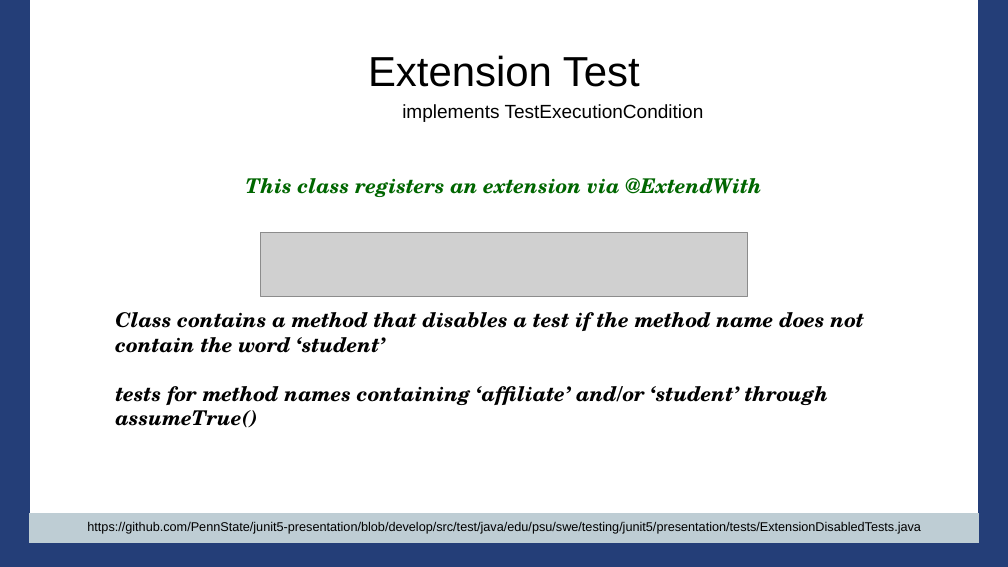
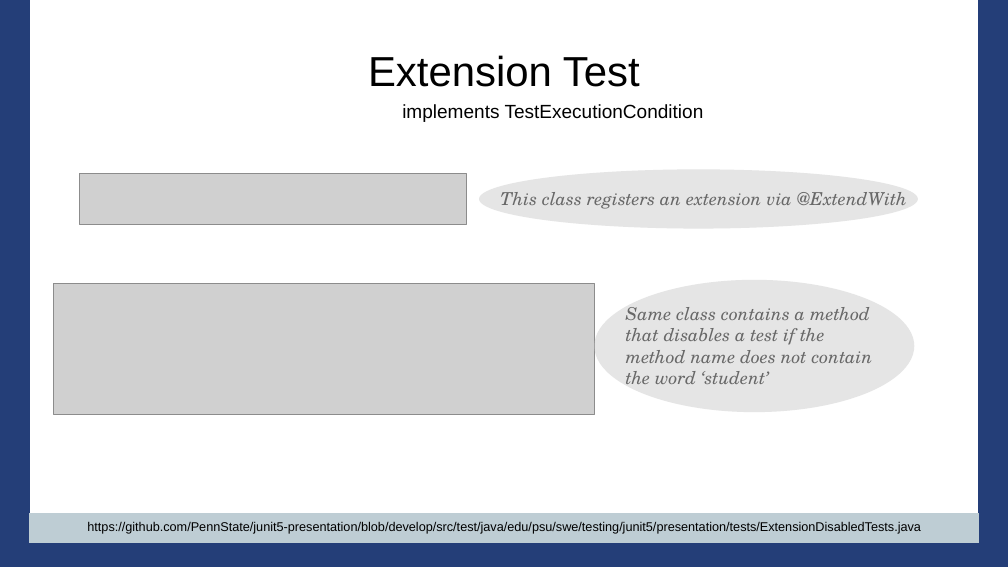
Before and after one commit to PennState/junit5-presentation, a slide deck: slide 39 of src/site/presentation/Junit5_Presentation_JavaOne_2016.odp (slide 29 before the commit). Drawn at 1008x567 pixels with LibreOffice and Linux fonts; fonts in the diff are those of the drawing; grey boxes stand for pictures; background and template pictures are left out. Boxes give left, top, right and bottom in pixels: in the first picture for what was removed or moved away, otherwise in the second. Text is boxed around its words. In the diff, an @@ line names an element or a change of style, - is before the commit and + after.

```diff
--- a/src/site/presentation/Junit5_Presentation_JavaOne_2016.odp
+++ b/src/site/presentation/Junit5_Presentation_JavaOne_2016.odp
@@ picture: place and size @@
-picture at (261,233,748,297)
+picture at (80,174,466,224)
@@ title "This class registers an extension ...": place and size @@
-title "This class registers an extension ..." at (246,178,761,197)
+title "This class registers an extension ..." at (500,192,907,209)
@@ title "This class registers an extension ..." at (500,192,907,209): size 16 to 14 pt, text colour #006600 to #000000, bold off @@
@@ ellipse added at (479,169,918,229), fill #CCCCCC at 51% opacity @@
@@ picture added at (54,284,595,415) @@
@@ ellipse added at (595,280,915,413), fill #CCCCCC at 51% opacity @@
@@ title at (626,307,873,384): text changed; size 16 to 14 pt; bold off @@
-Class contains a method that disables a test if the method name does not contain the word ‘student’
-tests for method names containing ‘affiliate’ and/or ‘student’ through assumeTrue()
+Same class contains a method that disables a test if the method name does not contain the word ‘student’
```
Also in this commit, not shown: 33 other slides changed, 23 slides added, 6 slides removed.
